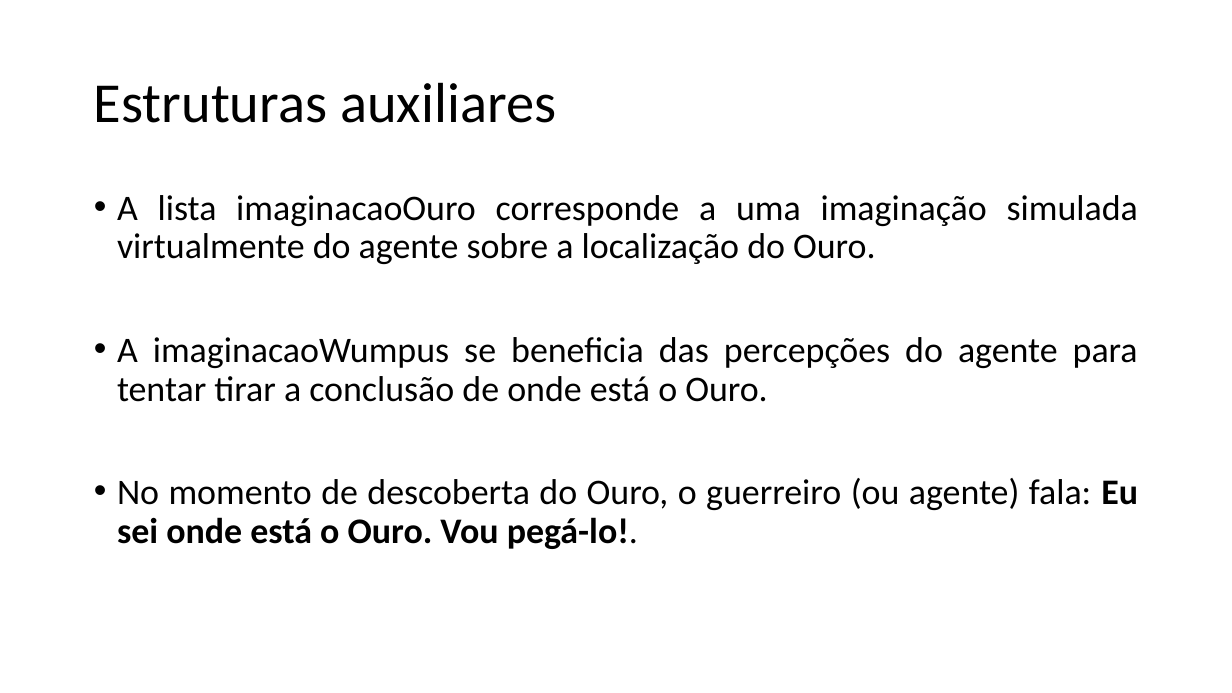
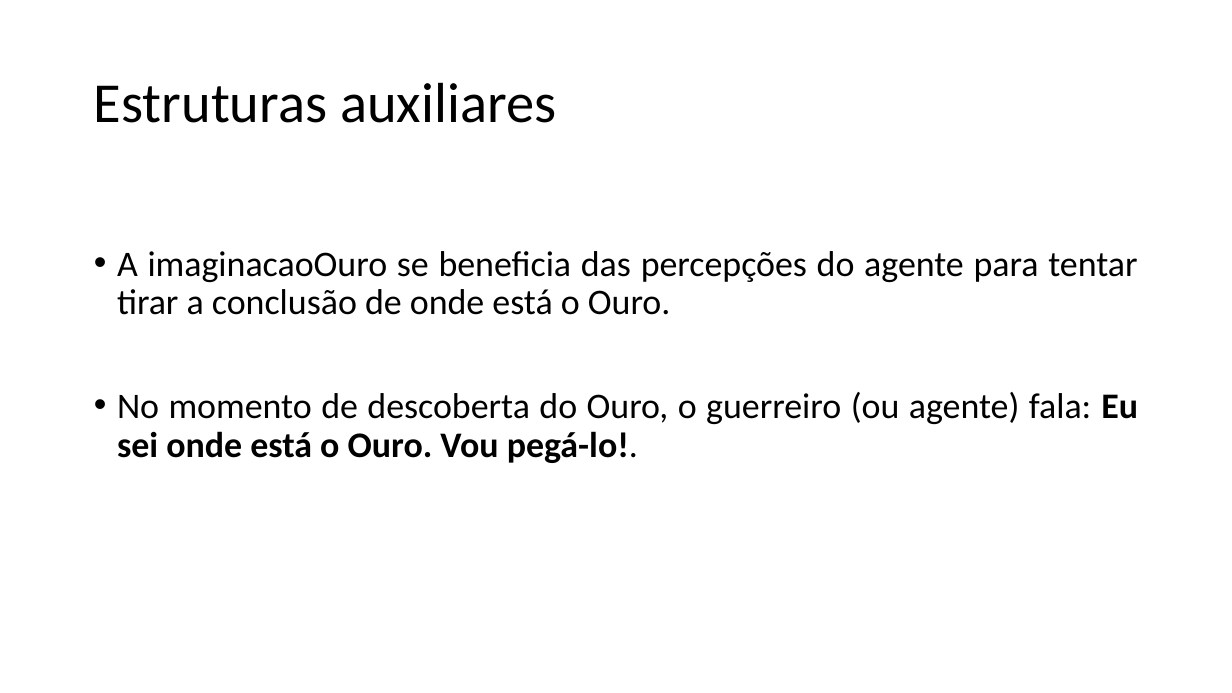
Before and after one commit to rodrigocarlos2/AgenteInteligente, a slide deck: slide 15 of Mundo do Wumpus.pptx (slide 14 before the commit). Drawn at 1232x693 pixels with LibreOffice and Linux fonts; fonts in the diff are those of the drawing. Boxes give left, top, right and bottom in pixels: in the first picture for what was removed or moved away, otherwise in the second. Text is boxed around its words. In the diff, an @@ line names an element or a change of style, - is before the commit and + after.

```diff
--- a/Mundo do Wumpus.pptx
+++ b/Mundo do Wumpus.pptx
@@ text at box(117, 251, 1137, 315): text changed @@
-• A lista imaginacaoOuro corresponde a uma imaginação simulada virtualmente do agente sobre a localização do Ouro.
-• A imaginacaoWumpus se beneficia das percepções do agente para tentar tirar a conclusão de onde está o Ouro.
+• A imaginacaoOuro se beneficia das percepções do agente para tentar tirar a conclusão de onde está o Ouro.
```
Also in this commit, not shown: 7 other slides changed, 2 other files.
